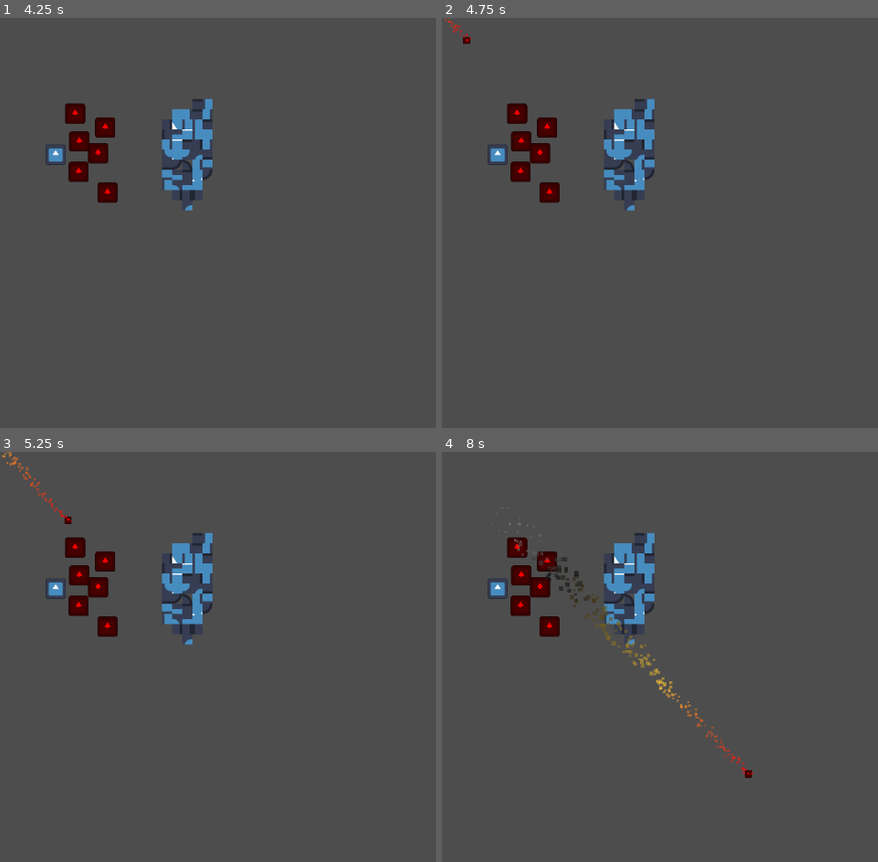
Above: before the commit, frames 1-4 (two rows, left to right).
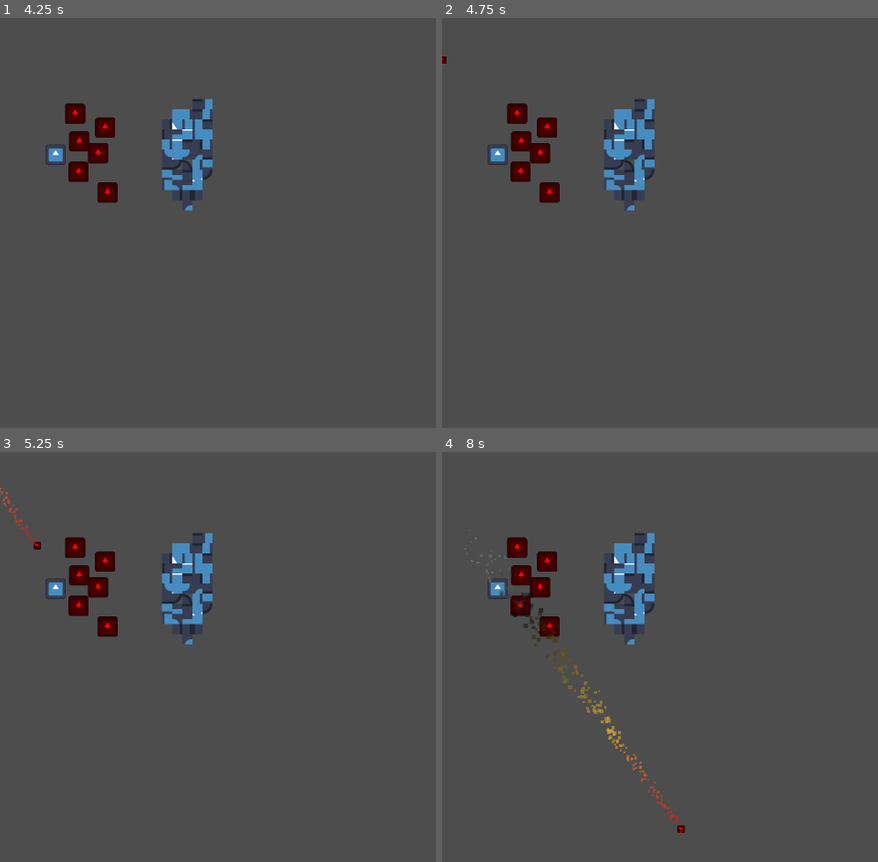
Above: after the commit, the same moments.

Repository: NIK-Pro-coder/coop-roguelike-reborn
Game: Godot game, scene res://main.tscn
Same seed, same stepped clock (60 frames per second), same inputs: the game is played once before the commit and once after it. The engine's default icon, where the game draws it, is replaced by a stand-in: a white triangle on a blue panel in a dark square.
Inputs (mouse positions are in pixels of both pictures, inside the frame that each line leads up to):
- Up to frame 1 (4.25 s): tap Enter at 0.5 s; move the mouse to (327, 305) at 0.52 s; hold Tab (cycle_spell) 0.53-1.28 s; hold W (up) 0.53-2.03 s; click (327, 305) at 0.67 s; move the mouse to (outside the picture) at 1.27 s; right-click (outside the picture) at 1.35 s; move the mouse to (143, 161) at 2.02 s; hold Tab (cycle_spell) 2.03-2.78 s; hold A (left) 2.03-3.53 s; move the mouse to (401, 223) at 2.77 s; right-click (401, 223) at 2.85 s; click (401, 223) at 2.92 s; move the mouse to (257, 120) at 3.52 s; hold S (down) from 3.53 s (still down); hold Tab (cycle_spell) from 3.53 s (still down)
- Up to frame 2 (4.75 s): tap Space at 4.25 s; move the mouse to (outside the picture) at 4.27 s; release S (down) at 4.28 s; release Tab (cycle_spell) at 4.28 s; hold D (right) from 4.28 s (still down); right-click (outside the picture) at 4.35 s
- Up to frame 3 (5.25 s): move the mouse to (218, 677) at 5.02 s; release D (right) at 5.03 s; hold W (up) from 5.03 s (still down); hold Tab (cycle_spell) from 5.03 s (still down); click (218, 677) at 5.17 s
- Up to frame 4 (8 s): move the mouse to (outside the picture) at 5.77 s; release W (up) at 5.78 s; release Tab (cycle_spell) at 5.78 s; hold D (right) from 5.78 s (still down); right-click (outside the picture) at 5.85 s; move the mouse to (769, 739) at 6.52 s; hold Tab (cycle_spell) 6.53-7.28 s; move the mouse to (outside the picture) at 7.27 s; right-click (outside the picture) at 7.35 s; click (outside the picture) at 7.42 s

Frame 1 is identical in both runs. In frame 2, 0.1% of the frame differs, in the area x 0-7%, y 0-12%; in frame 3, 0.3%; in frame 4, 1.7%, in the area x 5-72%, y 13-93%.

Commit message:
Changed aim.assist to prioritize closer enemies in terms of dot product between the shooting direction and the position difference

Diff:
--- a/Player/player.gd
+++ b/Player/player.gd
@@ -126,13 +126,14 @@
     var s: Spell = spells[sel_spell]
 
     if s.target == Spell.Targets.Enemies:
-      var d: float = -1.0
+      var max_dot: float = -1.0
 
       for i: Enemy in get_tree().get_nodes_in_group("enemies"):
         var diff: Vector2 = (i.global_position - global_position)
+        var dot: float = dir.dot(diff.normalized())
 
-        if dir.dot(diff.normalized()) >= .9 and (d < 0.0 or diff.length_squared() < d):
-          d = diff.length_squared()
+        if dot >= .9 and dot > max_dot:
+          max_dot = dot
           dir = diff.normalized()
 
     s.cast(self, dir)
